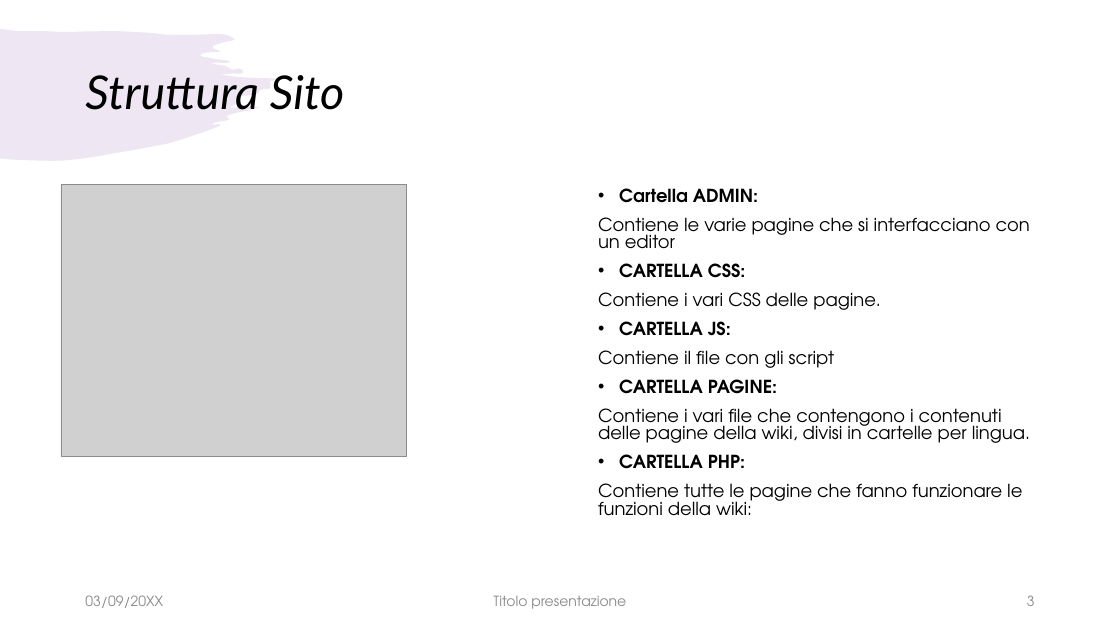
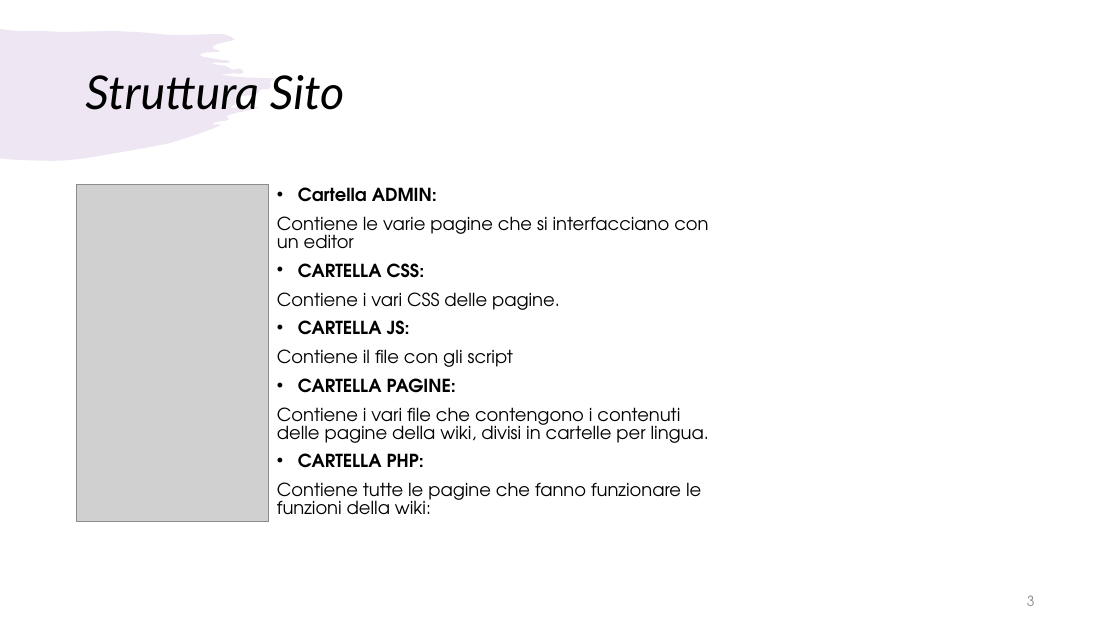
Before and after one commit to MurasakiSimema/PrjWiki, a slide deck: slide 3 of PROGETTO PHP Wiki.pptx. Drawn at 1120x630 pixels with LibreOffice and Linux fonts; fonts in the diff are those of the drawing; grey boxes stand for pictures. Boxes give left, top, right and bottom in pixels: in the first picture for what was removed or moved away, otherwise in the second. Text is boxed around its words. In the diff, an @@ line names an element or a change of style, - is before the commit and + after.

```diff
--- a/PROGETTO PHP Wiki.pptx
+++ b/PROGETTO PHP Wiki.pptx
@@ picture: place and size @@
-picture at (61,185,407,456)
+picture at (76,185,268,521)
@@ text "Cartella ADMIN:": place and size @@
-text "Cartella ADMIN:" at (598,188,1030,516)
+text "Cartella ADMIN:" at (277,187,709,515)
@@ text "Cartella ADMIN:" at (277,187,709,515): vertical alignment top to middle @@
@@ text removed at (85,595,163,608) @@
-03/09/20XX
@@ text removed at (493,596,626,609) @@
-Titolo presentazione
```
Also in this commit, not shown: 11 other files.
